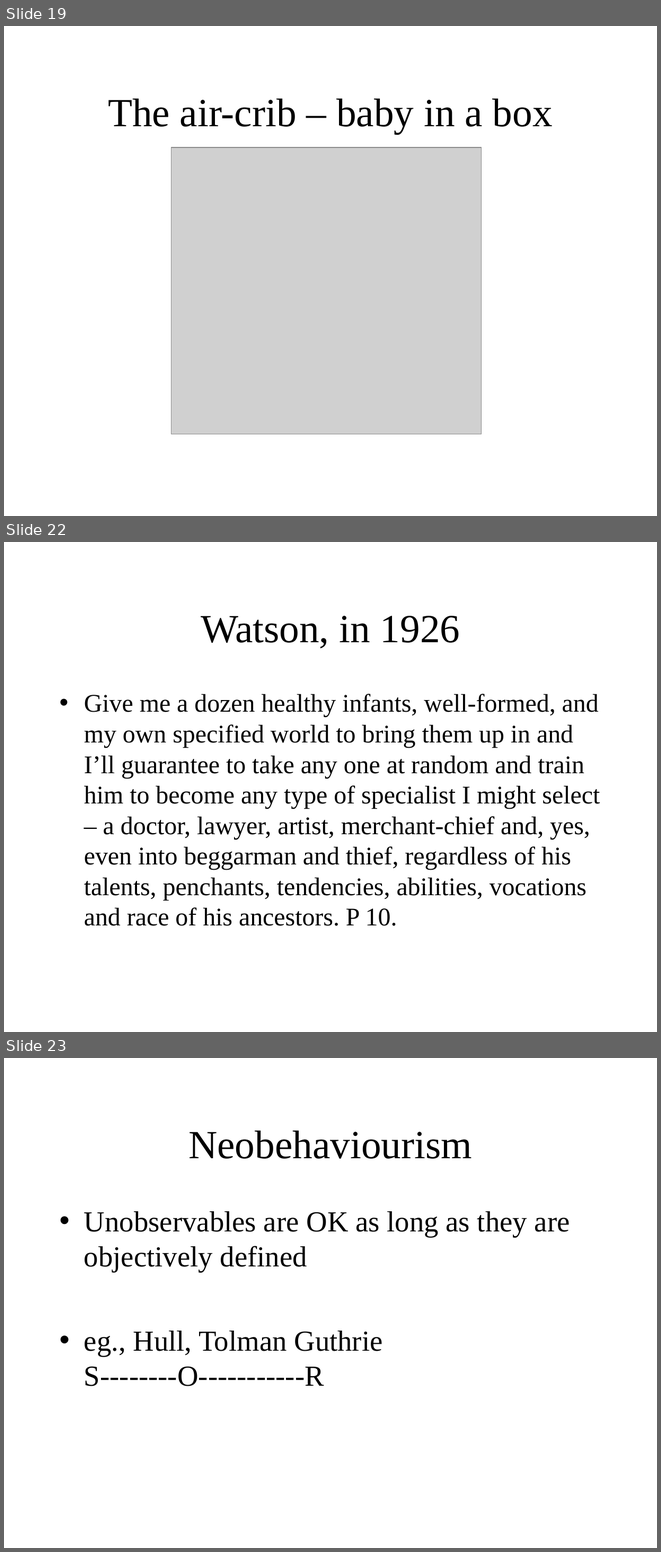
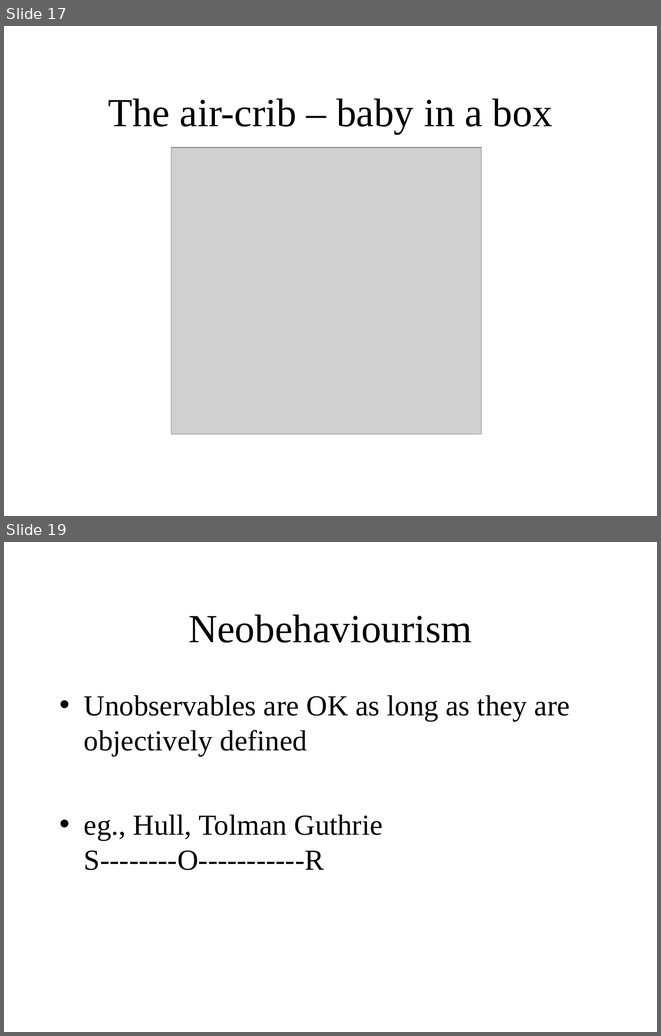
Before and after one commit to ajwills72/critical-thinking, a slide deck: src/behaviourism.odp. Shown one above the other, each under a label of ours: slides 19, 22 and 23 before the commit, slides 17 and 19 after it; the slides between them are not shown. The pictures are 661x1552 and 661x1036 pixels, drawn with LibreOffice and Linux fonts; fonts in the diff are those of the drawing; grey boxes stand for pictures. Boxes give left, top, right and bottom in pixels: in the first picture for what was removed or moved away, otherwise in the second. Text is boxed around its words. In the diff, an @@ line names an element or a change of style, - is before the commit and + after.

```diff
--- a/src/behaviourism.odp
+++ b/src/behaviourism.odp
@@ slide 22 removed at bbox=[4, 542, 657, 1032], background #FFFFFF @@
@@ title removed at bbox=[201, 616, 460, 649] @@
-Watson, in 1926
@@ text removed at bbox=[84, 694, 600, 926] @@
-• Give me a dozen healthy infants, well-formed, and my own specified world to bring them up in and I’ll guarantee to take any one at random and train him to become any type of specialist I might select – a doctor, lawyer, artist, merchant-chief and, yes, even into beggarman and thief, regardless of his talents, penchants, tendencies, abilities, vocations and race of his ancestors. P 10.
@@ what was slide 19 is now slide 17 @@
@@ what was slide 23 is now slide 19 @@
```
Also in this commit, not shown: 9 slides changed, 6 other slides removed, 1 other file.
